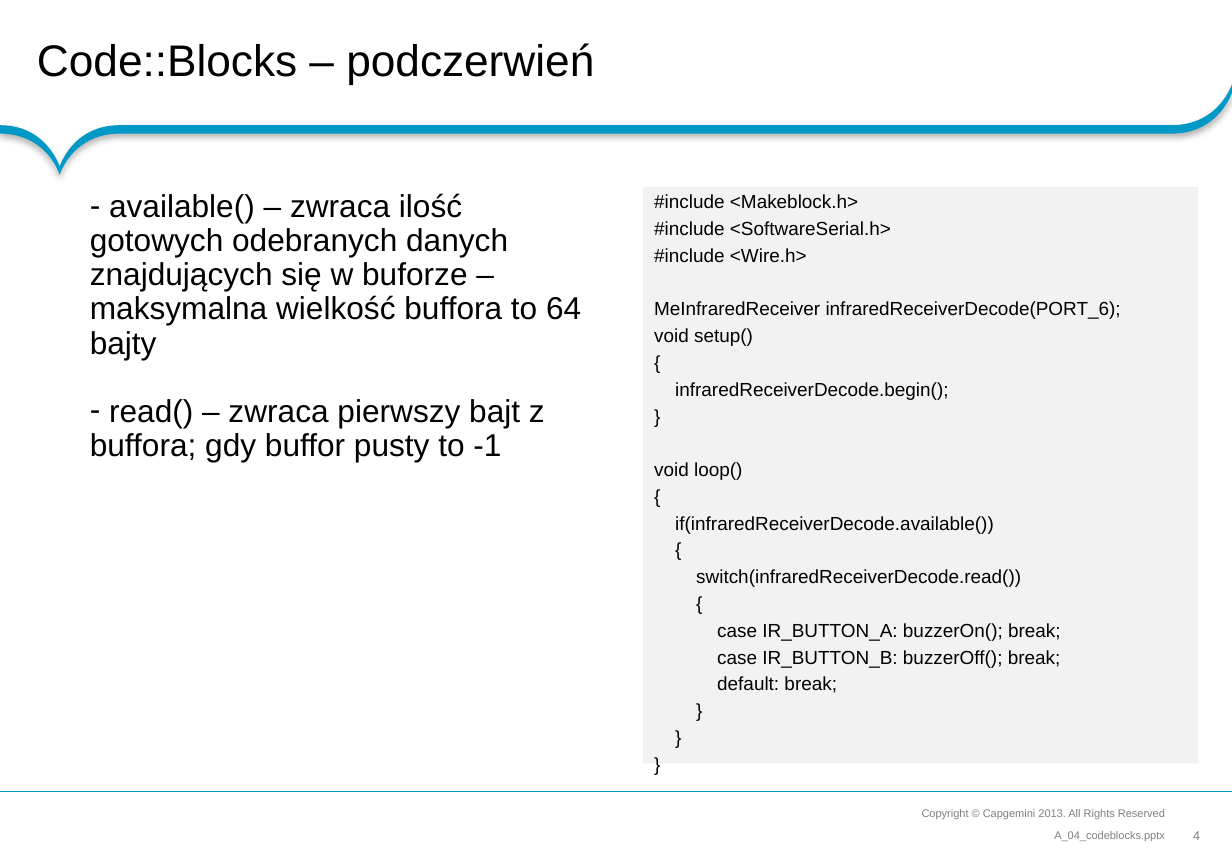
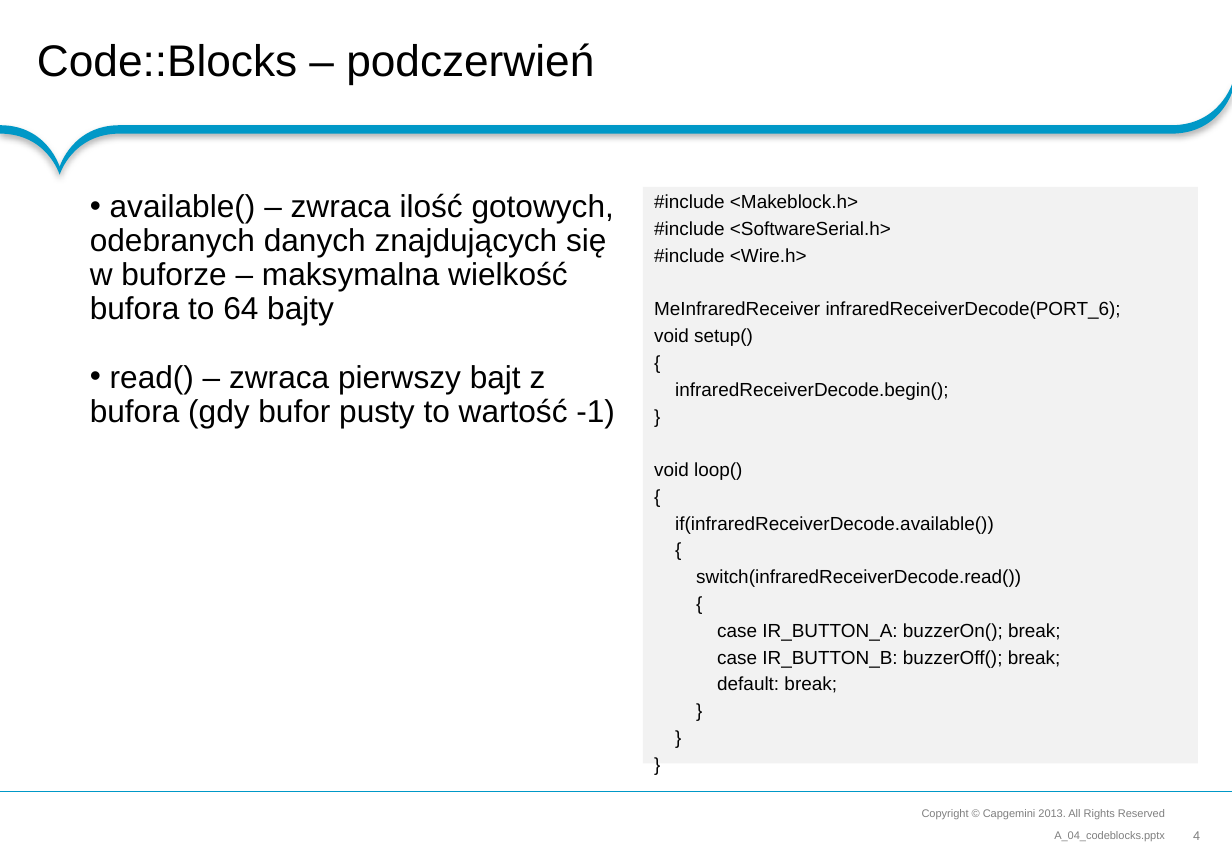
Before and after one commit to RoboCap/arduino, a slide deck: slide 4 of wks/A_04_codeblocks.pptx. Drawn at 1232x853 pixels with LibreOffice and Linux fonts; fonts in the diff are those of the drawing; background and template pictures are left out. Boxes give left, top, right and bottom in pixels: in the first picture for what was removed or moved away, otherwise in the second. Text is boxed around its words. In the diff, an @@ line names an element or a change of style, - is before the commit and + after.

```diff
--- a/wks/A_04_codeblocks.pptx
+++ b/wks/A_04_codeblocks.pptx
@@ text at bbox=[90, 193, 615, 428]: text changed @@
-– available() – zwraca ilość gotowych odebranych danych znajdujących się w buforze – maksymalna wielkość buffora to 64 bajty
-– read() – zwraca pierwszy bajt z buffora; gdy buffor pusty to -1
+• available() – zwraca ilość gotowych, odebranych danych znajdujących się w buforze – maksymalna wielkość bufora to 64 bajty
+• read() – zwraca pierwszy bajt z bufora (gdy bufor pusty to wartość -1)
```
Also in this commit, not shown: 1 other slide changed.
